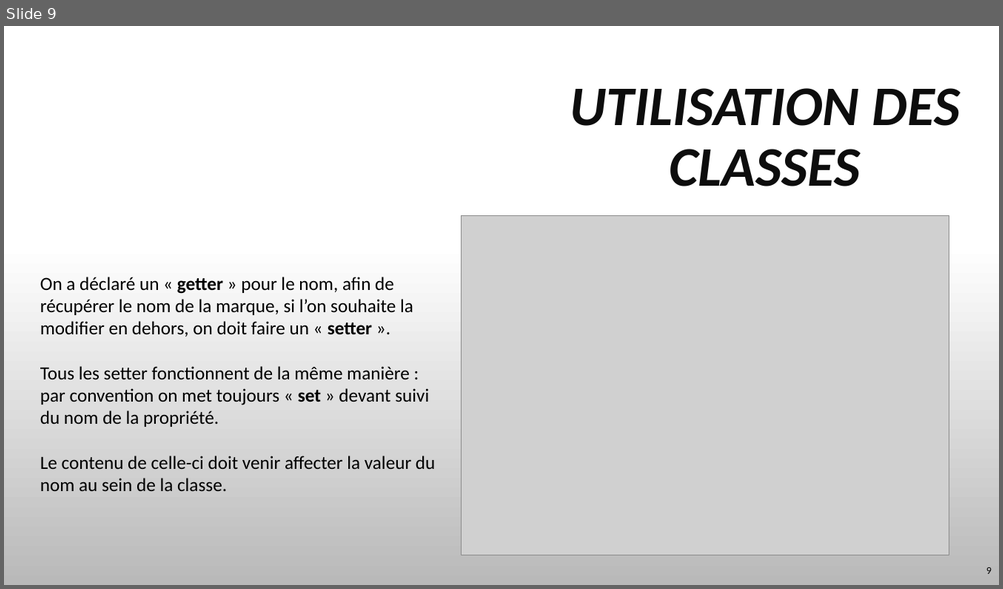
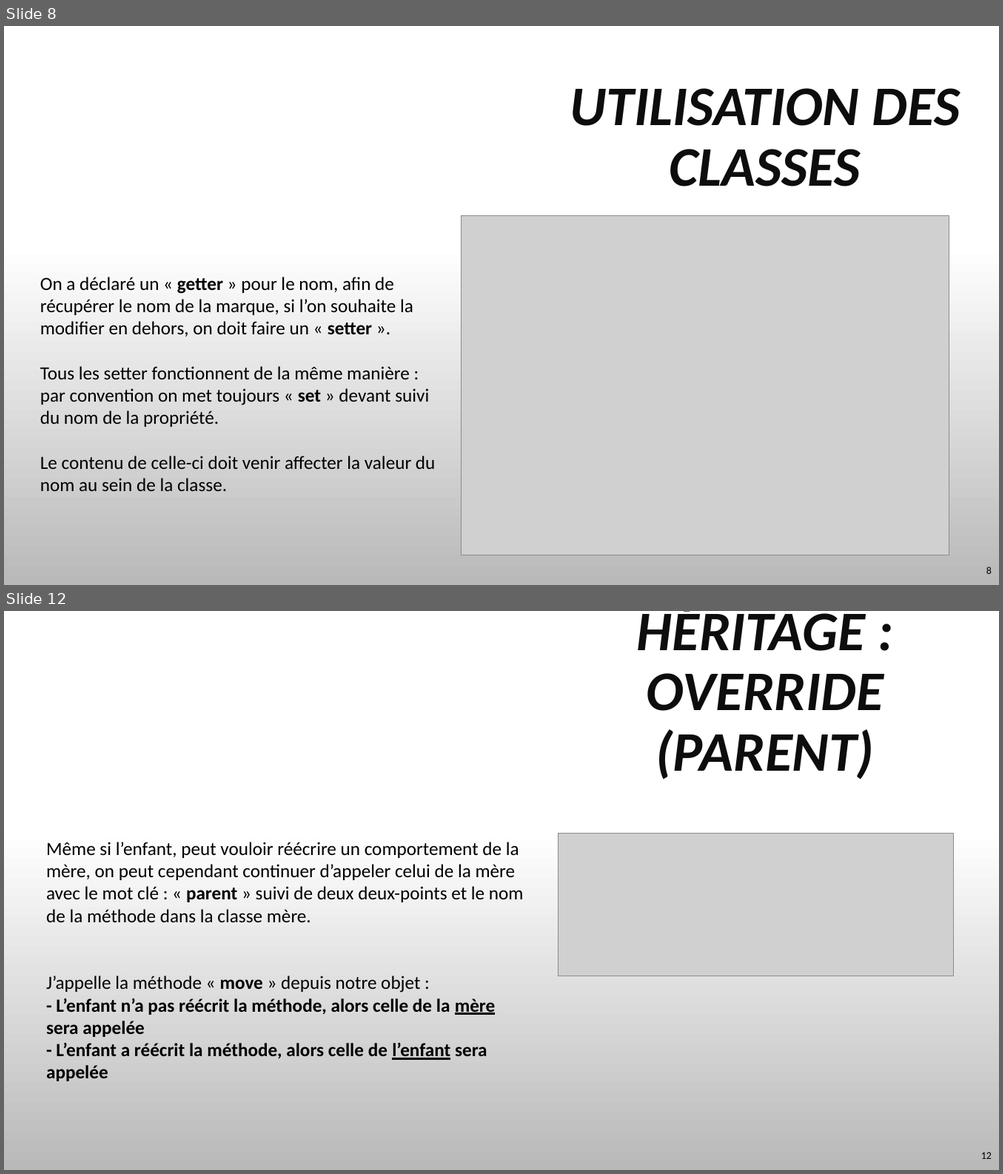
Before and after one commit to TyTy-cf/cours, a slide deck: PHP/Object/PHP-DO.pptx. Shown one above the other, each under a label of ours: slide 9 before the commit, slides 8 and 12 after it; the slides between them are not shown. The pictures are 1003x589 and 1003x1174 pixels, drawn with LibreOffice and Linux fonts; fonts in the diff are those of the drawing; grey boxes stand for pictures; background and template pictures are left out. Boxes give left, top, right and bottom in pixels: in the first picture for what was removed or moved away, otherwise in the second. Text is boxed around its words. In the diff, an @@ line names an element or a change of style, - is before the commit and + after.

```diff
--- a/PHP/Object/PHP-DO.pptx
+++ b/PHP/Object/PHP-DO.pptx
@@ slide 12 added at (4, 611, 999, 1170), background picture (left out) @@
@@ title added at (637, 611, 883, 779), 54 pt, text #0D0D0D, bold, italic @@
+HÉRITAGE : OVERRIDE (PARENT)
@@ text added at (46, 842, 523, 1082), 18 pt, text #000000 @@
+Même si l’enfant, peut vouloir réécrire un comportement de la mère, on peut cependant continuer d’appeler celui de la mère avec le mot clé : « parent » suivi de deux deux-points et le nom de la méthode dans la classe mère.
+J’appelle la méthode « move » depuis notre objet :
+- L’enfant n’a pas réécrit la méthode, alors celle de la mère sera appelée
+- L’enfant a réécrit la méthode, alors celle de l’enfant sera appelée
@@ picture added at (558, 833, 953, 977) @@
@@ page number added at (981, 1153, 991, 1159), 10 pt, text #000000 @@
+12
@@ what was slide 9 is now slide 8 @@
@@ page number at (986, 567, 991, 574): text changed @@
-9
+8
```
Also in this commit, not shown: 1 slide changed, 4 other slides added, 1 slide removed, 1 other file.
